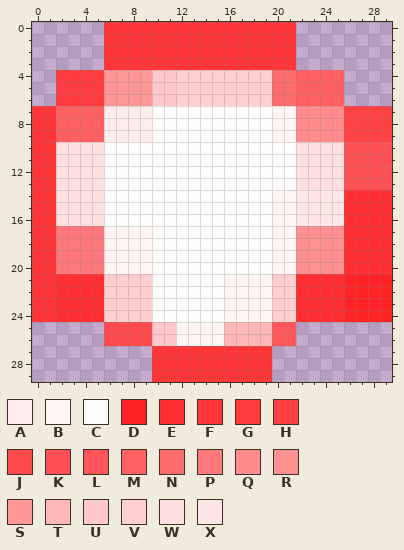
One commit to this pixel-art sprite: public/assets/png/bounceMissle.png. This is how it looked before the edit.
The file is 30x30 pixels. Colours within 5 levels of each other are drawn and written as one.
Palette (. is transparent): A #ffeded  B #fff5f5  C #fffcfc  D #ff2326  E #ff2e31  F #ff3537  G #ff3b3e  H #ff4144  J #ff4a4d  K #ff5053  L #ff5759  M #ff6061  N #ff6c6e  P #ff787b  Q #ff8b8c  R #ff9092  S #ff9799  T #ffb8b8  U #ffc7c9  V #ffcece  W #ffdfe0  X #ffe7e7
Pixels before, first column x 0:
 0 ......FFFFFFFFFFFFFFFF........
 1 ......FFFFFFFFFFFFFFFF........
 2 ......FFFFFFFFFFFFFFFF........
 3 ......FFFFFFFFFFFFFFFF........
 4 ..GGGGSSSSUUVVVVVVVVNNMMMM....
 5 ..GGGGSSSSUUVVVVVVVVNNMMMM....
 6 ..GGGGSSSSUUVVVVVVVVNNMMMM....
 7 FFMMMMAAAACCCCCCCCCCBBQQQQHHHH
 8 FFMMMMAAAACCCCCCCCCCBBQQQQHHHH
 9 FFMMMMAAAACCCCCCCCCCBBQQQQHHHH
10 FFWWWWCCCCCCCCCCCCCCCCWWWWKKKK
11 FFWWWWCCCCCCCCCCCCCCCCWWWWKKKK
12 FFWWWWCCCCCCCCCCCCCCCCWWWWKKKK
13 FFWWWWCCCCCCCCCCCCCCCCWWWWKKKK
14 FFWWWWCCCCCCCCCCCCCCBBXXXXEEEE
15 FFWWWWCCCCCCCCCCCCCCBBXXXXEEEE
16 FFWWWWCCCCCCCCCCCCCCBBXXXXEEEE
17 FFPPPPBBBBCCCCCCCCCCBBRRRREEEE
18 FFPPPPBBBBCCCCCCCCCCBBRRRREEEE
19 FFPPPPBBBBCCCCCCCCCCBBRRRREEEE
20 FFPPPPBBBBCCCCCCCCCCBBRRRREEEE
21 FFEEEEVVVVCCCCCCBBBBVVEEEEDDDD
22 FFEEEEVVVVCCCCCCBBBBVVEEEEDDDD
23 FFEEEEVVVVCCCCCCBBBBVVEEEEDDDD
24 FFEEEEVVVVCCCCCCBBBBVVEEEEDDDD
25 ......JJJJUUBBBBTTTTLL........
26 ......JJJJUUBBBBTTTTLL........
27 ..........FFFFFFFFFF..........
28 ..........FFFFFFFFFF..........
29 ..........FFFFFFFFFF..........
And afterwards:
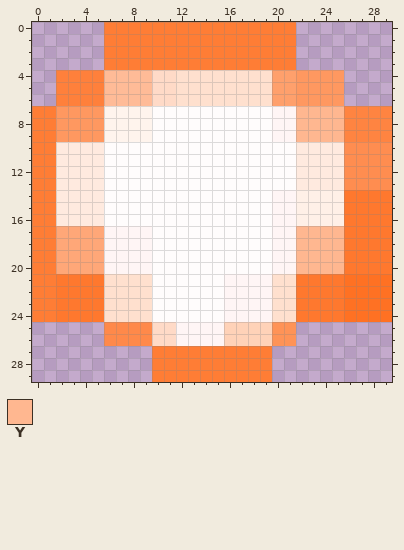
Colours new in this view: Y #ffb790
Changes in this commit:
Colour A changes from #ffeded to #fff4ed.
Colour D changes from #ff2326 to #ff7123.
Colour E changes from #ff2e31 to #ff782e.
Colour F changes from #ff3537 to #ff7d35.
Colour G changes from #ff3b3e to #ff803b.
Colour H changes from #ff4144 to #ff8441.
Colour J changes from #ff4a4d to #ff894a.
Colour K changes from #ff5053 to #ff8d50.
Colour L changes from #ff5759 to #ff9357.
Colour M changes from #ff6061 to #ff9860.
Colour N changes from #ff6c6e to #ffa06c.
Colour P changes from #ff787b to #ffa778.
Colour S changes from #ff9799 to #ffbb97.
Colour T changes from #ffb8b8 to #ffd2b8.
Colour U changes from #ffc7c9 to #ffdac7.
Colour V changes from #ffcece to #ffe0ce.
Colour W changes from #ffdfe0 to #ffeadf.
Colour X changes from #ffe7e7 to #fff0e7.
The author changed colour Q to colour Y in rows 7 to 9 at x 22 to 25.
The author changed colour R to colour Y in rows 17 to 20 at x 22 to 25.
Pixel boxes of the changes (left, top, right, bottom) in both pictures:
changed: (32, 22, 392, 382)
